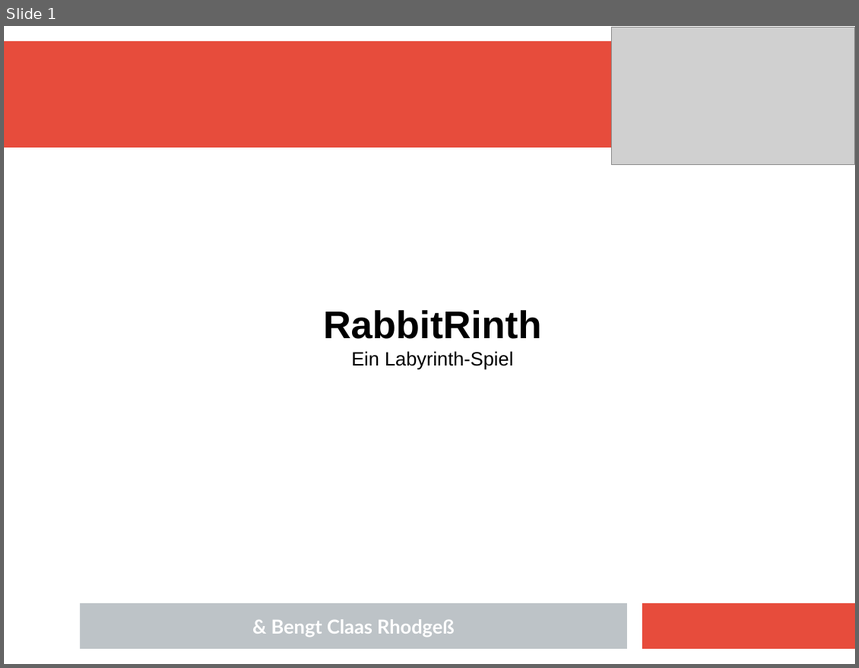
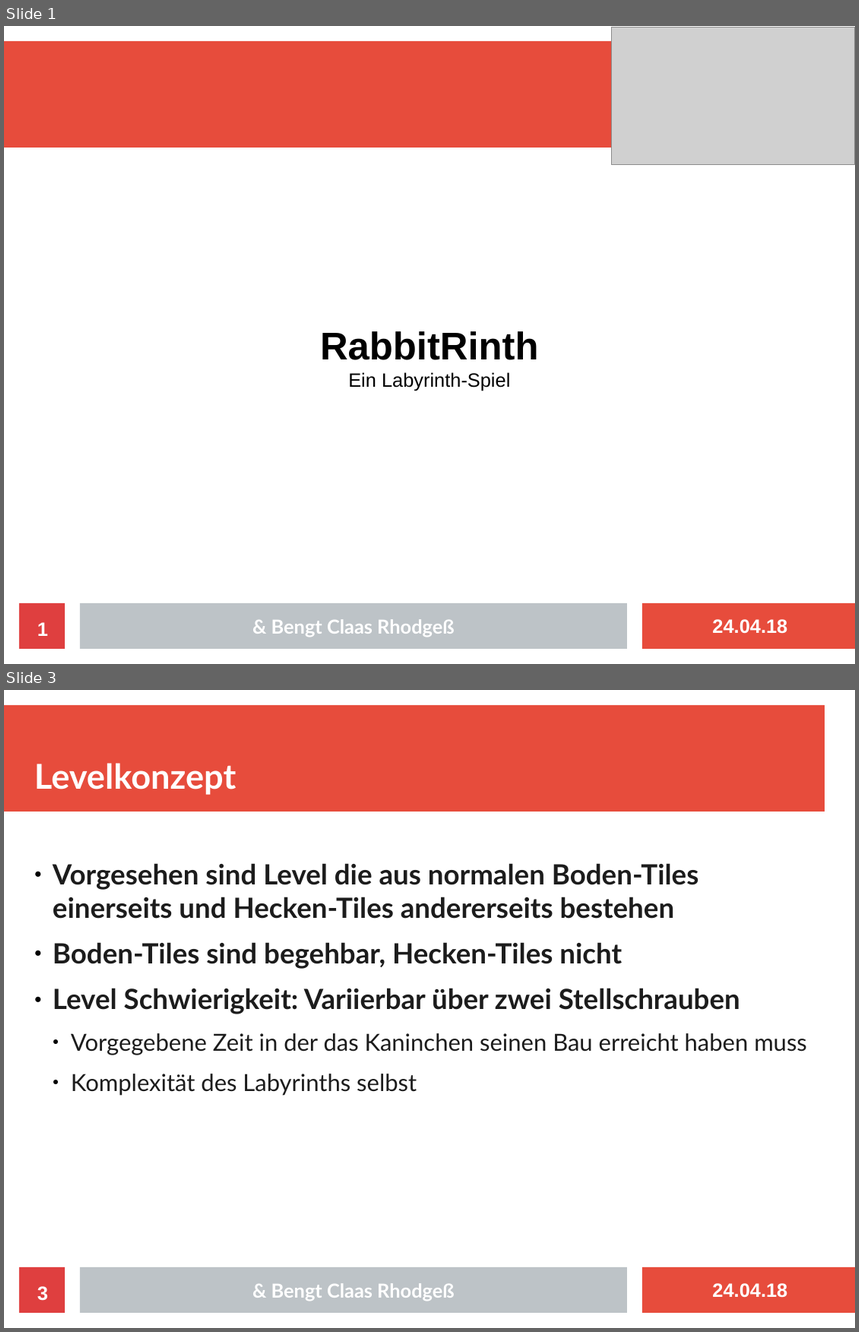
Before and after one commit to kodehat/webtech, a slide deck: doc/Präsentation/RabbitRinth.odp. Shown one above the other, each under a label of ours: slide 1 before the commit, slides 1 and 3 after it; the slides between them are not shown. The pictures are 859x668 and 859x1332 pixels, drawn with LibreOffice and Linux fonts; fonts in the diff are those of the drawing; grey boxes stand for pictures. Boxes give left, top, right and bottom in pixels: in the first picture for what was removed or moved away, otherwise in the second. Text is boxed around its words. In the diff, an @@ line names an element or a change of style, - is before the commit and + after.

```diff
--- a/doc/Präsentation/RabbitRinth.odp
+++ b/doc/Präsentation/RabbitRinth.odp
@@ slide 3 added at (4, 690, 855, 1328), background #FFFFFF; not listed: 7 template elements that a slide beside it also shows @@
@@ title added at (34, 763, 236, 795), 32 pt, text #FFFFFF, bold @@
+Levelkonzept
@@ text added at (53, 863, 807, 1096), 26 pt, text #1C1C1C, bold @@
+● Vorgesehen sind Level die aus normalen Boden-Tiles einerseits und Hecken-Tiles andererseits bestehen
+● Boden-Tiles sind begehbar, Hecken-Tiles nicht
+● Level Schwierigkeit: Variierbar über zwei Stellschrauben
+  ● Vorgegebene Zeit in der das Kaninchen seinen Bau erreicht haben muss
+  ● Komplexität des Labyrinths selbst
@@ slide 1 changed as well @@
@@ text "RabbitRinth": place and size @@
-text "RabbitRinth" at (323, 310, 542, 370)
+text "RabbitRinth" at (320, 332, 539, 391)
@@ rectangle added at (19, 604, 50, 649), fill #FFFFFF @@
@@ rectangle added at (19, 604, 65, 649), fill #DF3F3F @@
@@ page number added at (37, 623, 48, 636), 18 pt, text #FFFFFF, bold @@
+1
@@ text added at (712, 620, 788, 634), 18 pt, text #FFFFFF, bold @@
+24.04.18
```
Also in this commit, not shown: 4 other slides added, 1 slide removed, 3 other files.
